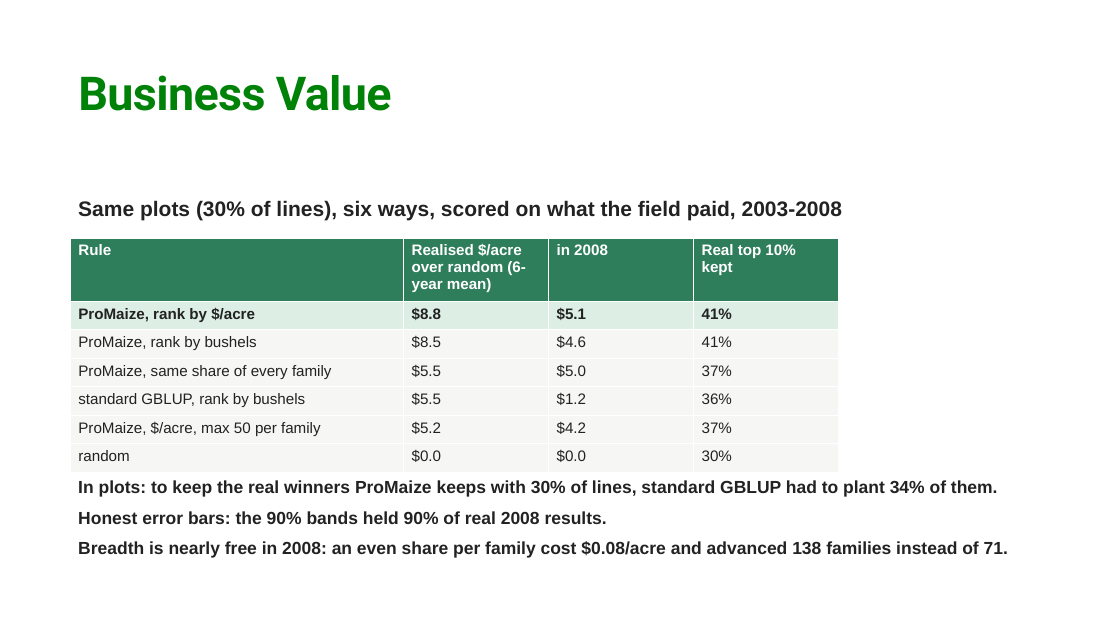
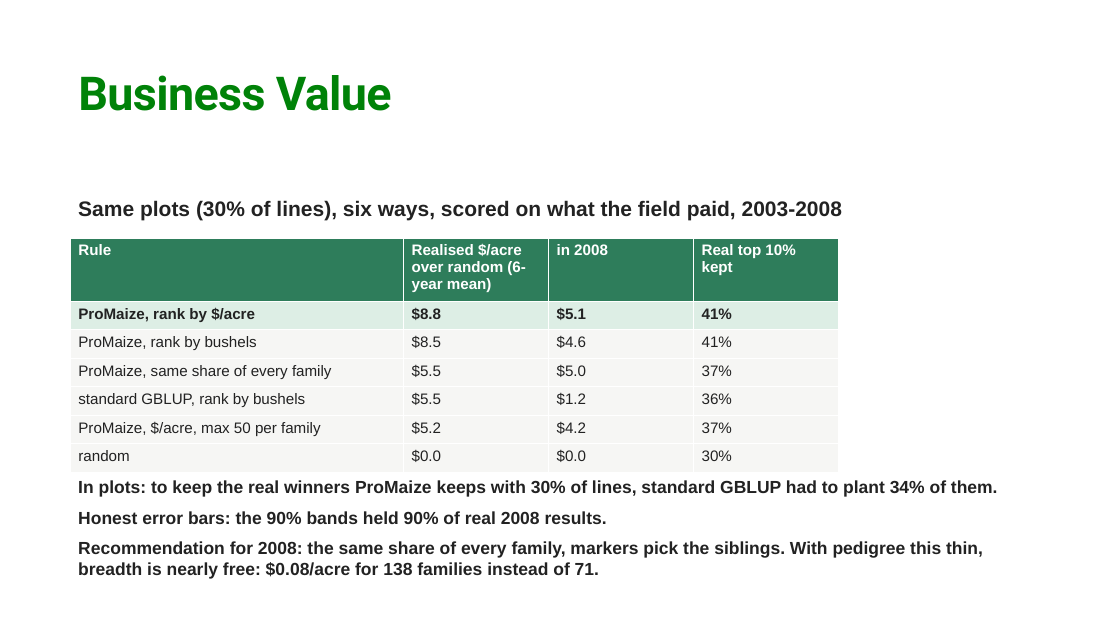
Before and after one commit to Ouroboros505/sydag-2026, a slide deck: slide 8 of docs/ProMaize_deck.pptx. Drawn at 1120x630 pixels with LibreOffice and Linux fonts; fonts in the diff are those of the drawing; background and template pictures are left out. Boxes give left, top, right and bottom in pixels: in the first picture for what was removed or moved away, otherwise in the second. Text is boxed around its words. In the diff, an @@ line names an element or a change of style, - is before the commit and + after.

Commit message:
2008 recommendation: same share of every family, the rule 2007 already supported
docs/advance_2008.csv is now the even-share list (all 157 families, markers
pick the siblings); docs/advance_2008_ranked.csv keeps the full ranking for
seasons with a well-recorded pedigree.

```diff
--- a/docs/ProMaize_deck.pptx
+++ b/docs/ProMaize_deck.pptx
@@ text at [78,541,983,579]: text changed @@
-Breadth is nearly free in 2008: an even share per family cost $0.08/acre and advanced 138 families instead of 71.
+Recommendation for 2008: the same share of every family, markers pick the siblings. With pedigree this thin, breadth is nearly free: $0.08/acre for 138 families instead of 71.
```
Also in this commit, not shown: 3 other files.
